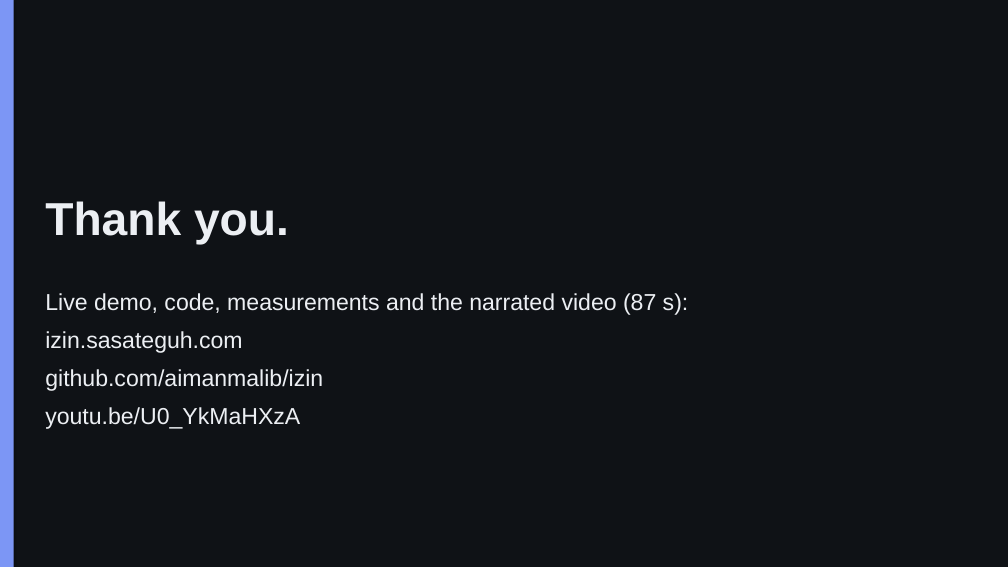
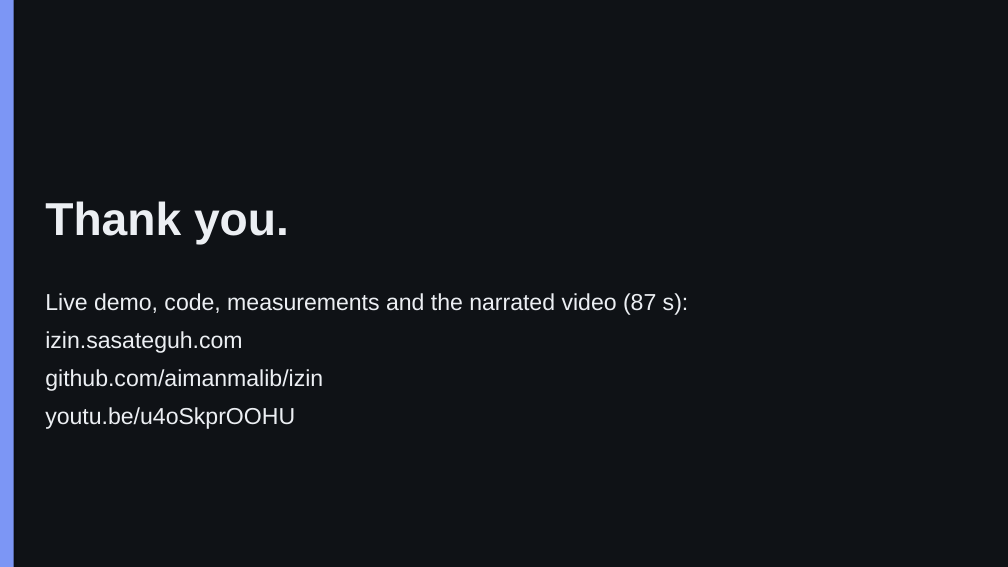
Before and after one commit to aimanmalib/izin, a slide deck: slide 11 of deck/izin.pptx. Drawn at 1008x567 pixels with LibreOffice and Linux fonts; fonts in the diff are those of the drawing. Boxes give left, top, right and bottom in pixels: in the first picture for what was removed or moved away, otherwise in the second. Text is boxed around its words. In the diff, an @@ line names an element or a change of style, - is before the commit and + after.

```diff
--- a/deck/izin.pptx
+++ b/deck/izin.pptx
@@ text at box(45, 407, 295, 429): text changed @@
-youtu.be/U0_YkMaHXzA
+youtu.be/u4oSkprOOHU
```
Also in this commit, not shown: 5 other files.
